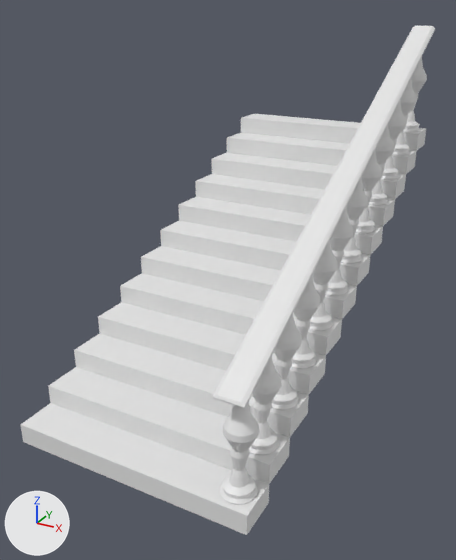
What one commit did to the Blender file PSMG_SS_2015_VGHS/Assets/3D/Floor/stairs.blend.
Camera for both pictures: a 50 mm lens placed at (5.76, -12.57, 6.37), pointed at (0.84, -3.62, 1.9). The axes (+X, +Y, +Z) are drawn at lower left. The lights are the same throughout.

In view in the first picture: 'Plane', 'Sockelfüsse', 'Stairs'.
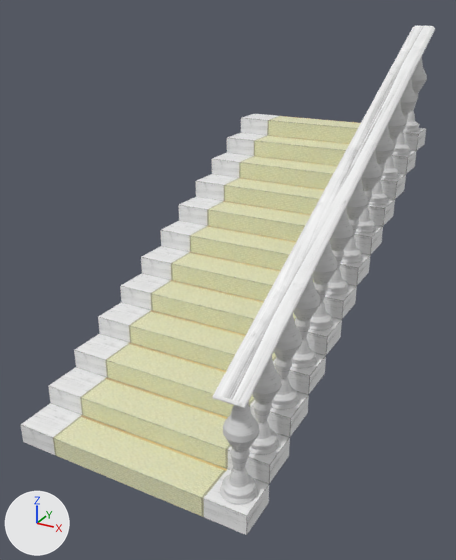
Where the change shows, as pixel boxes (x1, y1, x2, y2) in the pictures (456 x 560 px):
```json
{"object": "Stairs", "change": "recoloured, surface changed", "before": [21, 115, 421, 535], "after": [21, 115, 421, 535], "on screen": "white to beige"}
{"object": "Sockelfüsse", "change": "recoloured, surface changed", "before": [220, 60, 427, 504], "after": [220, 60, 427, 504]}
```

The change, as JSON lines over the scene's bpy script:
```json
{"op": "add", "block": "img_stairs_jpg", "code": ["img_stairs_jpg = load_image('stairs.jpg', 'textures/stairs.jpg', 1024, 1024, 'sRGB')"]}
{"op": "add", "block": "mat_stairs_jpg", "code": ["mat_stairs_jpg = principled_material('stairs.jpg')", "mat_stairs_jpg.texture = img_stairs_jpg"]}
{"block": "me_plane", "where": "me_plane.from_pydata(...)  # 12 vertices, 10 faces; spans x -0.65..-0.21, y -1.0..0.53, z 1.93..5.95"}
{"op": "add", "block": "me_plane", "code": "me_plane.materials.append(mat_stairs_jpg)  # picture img_stairs_jpg"}
{"block": "me_circle_004", "where": "me_circle_004.from_pydata(...)  # 480 vertices, 448 faces; spans x -1.0..1.01, y -0.87..1.13, z 0.0..7.21"}
{"block": "me_circle_004", "where": "# used by ob_sockelfüsse; location = (2.67, -6.68, 0.35); scale = (0.255, 0.255, 0.255)"}
{"block": "me_circle_004", "change": "me_circle_004 part 1: texture (UV) coordinates changed"}
{"op": "add", "block": "me_circle_004", "code": "me_circle_004.materials.append(mat_stairs_jpg)  # picture img_stairs_jpg"}
{"block": "me_cube_003", "where": "me_cube_003.from_pydata(...)  # 8 vertices, 6 faces; spans x -1.0..2.98, y -6.09..-5.42, z -0.22..0.11"}
{"block": "me_cube_003", "where": "# used by ob_stairs; location = (0.0, -0.91, 0.23)"}
{"block": "me_cube_003", "change": "me_cube_003 part 2: texture (UV) coordinates changed"}
{"op": "add", "block": "me_cube_003", "code": "me_cube_003.materials.append(mat_stairs_jpg)  # picture img_stairs_jpg"}
```
